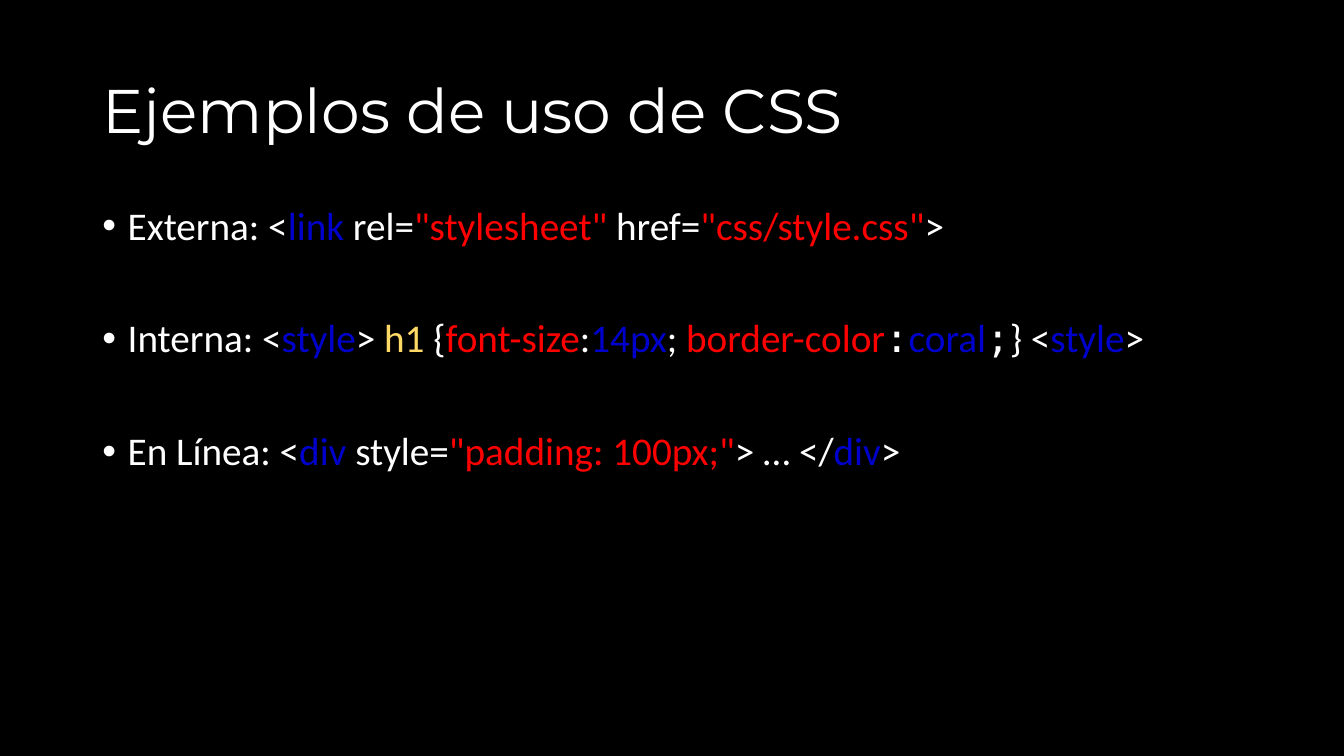
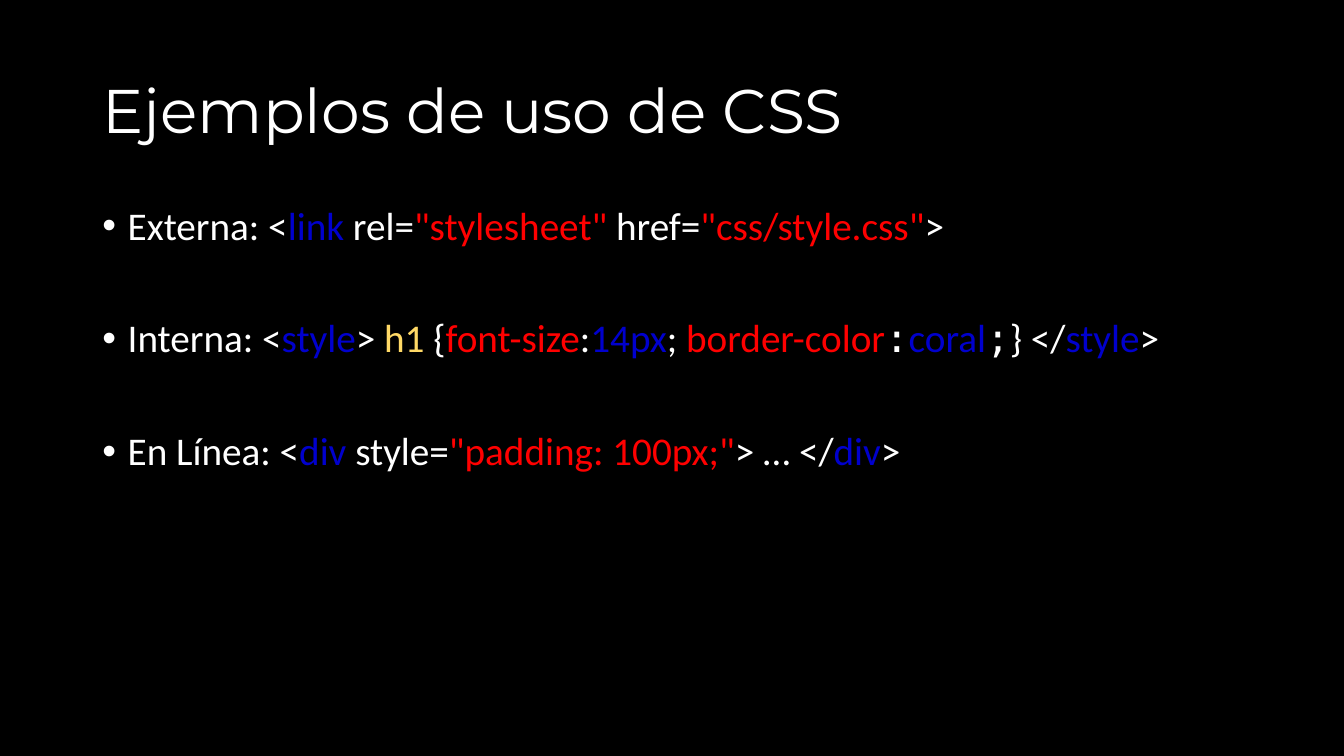
Before and after one commit to Kriz300/ayudantia_dw_2020-2, a slide deck: slide 5 of 2) CSS/Ayudantía 2.pptx. Drawn at 1344x756 pixels with LibreOffice and Linux fonts; fonts in the diff are those of the drawing; background and template pictures are left out. Boxes give left, top, right and bottom in pixels: in the first picture for what was removed or moved away, otherwise in the second. Text is boxed around its words. In the diff, an @@ line names an element or a change of style, - is before the commit and + after.

Commit message:
ayudantia 2

```diff
--- a/2) CSS/Ayudantía 2.pptx
+++ b/2) CSS/Ayudantía 2.pptx
@@ text at (x1=128, y1=323, x2=1159, y2=359): text changed @@
-• Interna: <style> h1 {font-size:14px; border-color:coral;} <style>
+• Interna: <style> h1 {font-size:14px; border-color:coral;} </style>
```
